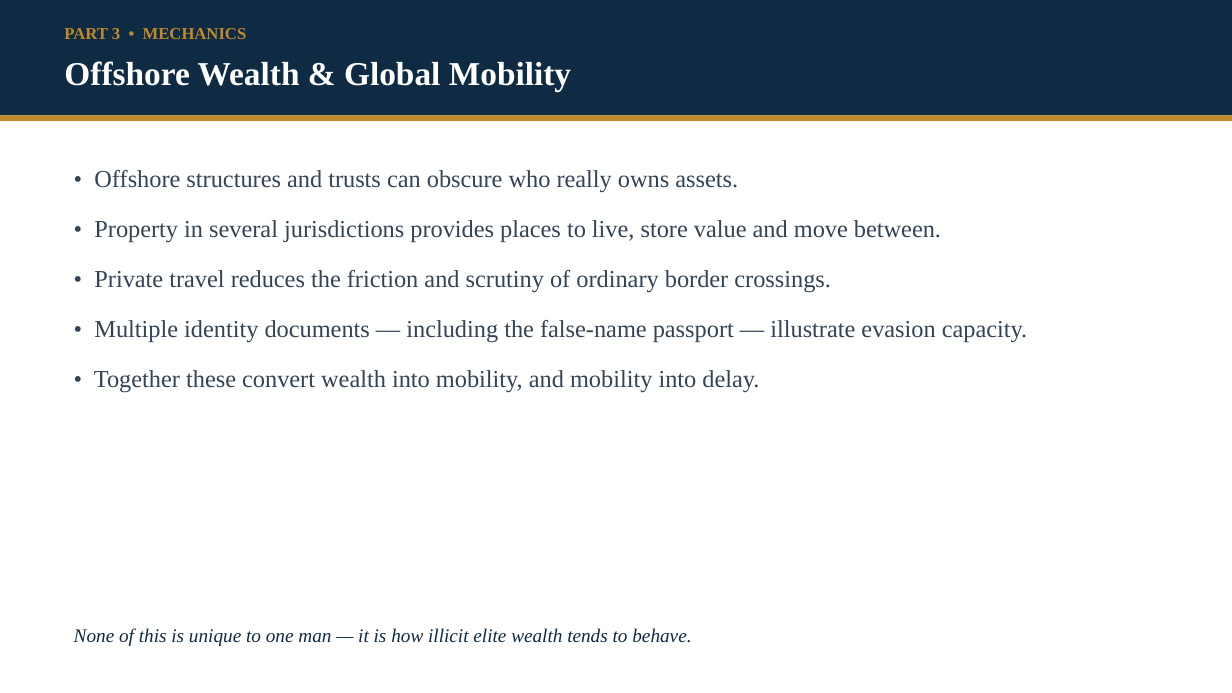
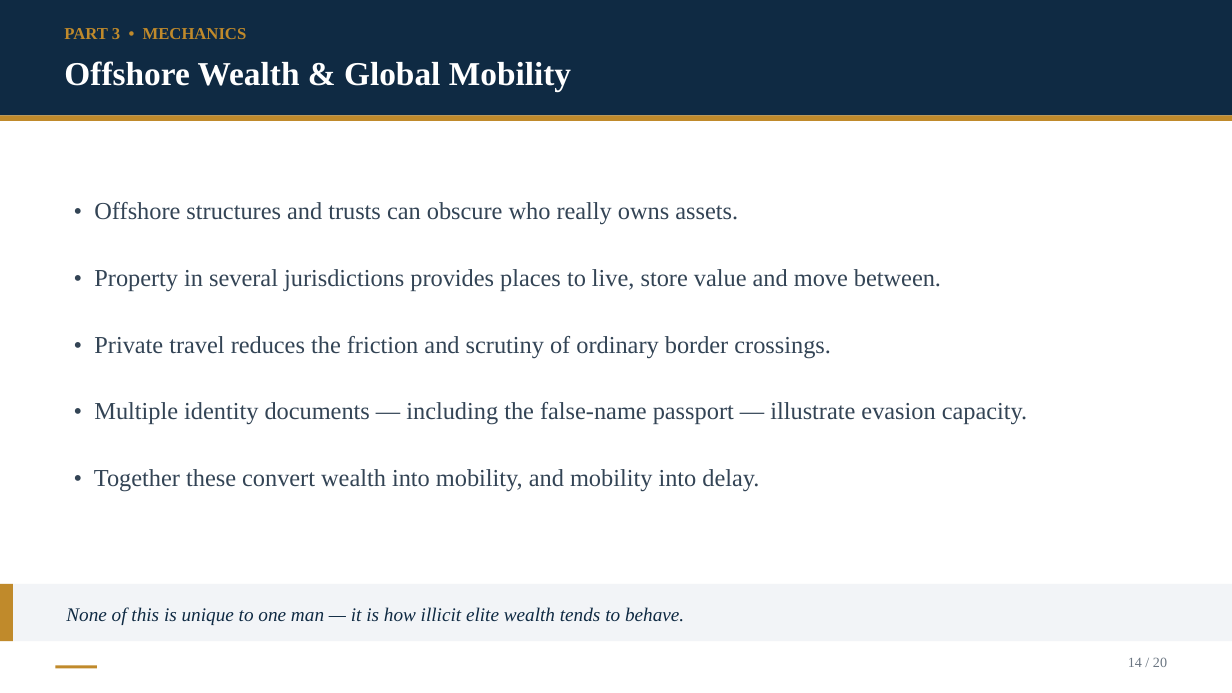
Before and after one commit to Kokidesu/Koki, a slide deck: slide 14 of Epstein_Transnational_Justice.pptx. Drawn at 1232x693 pixels with LibreOffice and Linux fonts; fonts in the diff are those of the drawing. Boxes give left, top, right and bottom in pixels: in the first picture for what was removed or moved away, otherwise in the second. Text is boxed around its words. In the diff, an @@ line names an element or a change of style, - is before the commit and + after.

```diff
--- a/Epstein_Transnational_Justice.pptx
+++ b/Epstein_Transnational_Justice.pptx
@@ text "• Offshore structures and trusts ..." moved from (x1=94, y1=170, x2=1027, y2=392) to (x1=94, y1=202, x2=1027, y2=492) @@
@@ text "• Offshore structures and trusts ..." at (x1=94, y1=202, x2=1027, y2=492): more space between paragraphs @@
@@ rectangle added at (x1=0, y1=584, x2=1232, y2=641), fill #F2F4F7 @@
@@ rectangle added at (x1=0, y1=584, x2=13, y2=641), fill #C08A2B @@
@@ text "None of this is unique ..." moved from (x1=74, y1=628, x2=691, y2=646) to (x1=66, y1=607, x2=684, y2=625) @@
@@ text added at (x1=1128, y1=657, x2=1167, y2=667), 11 pt, text #6B7682 @@
+14 / 20
@@ rectangle added at (x1=55, y1=665, x2=97, y2=669), fill #C08A2B @@
```
Also in this commit, not shown: 19 other slides changed, 22 other files.
